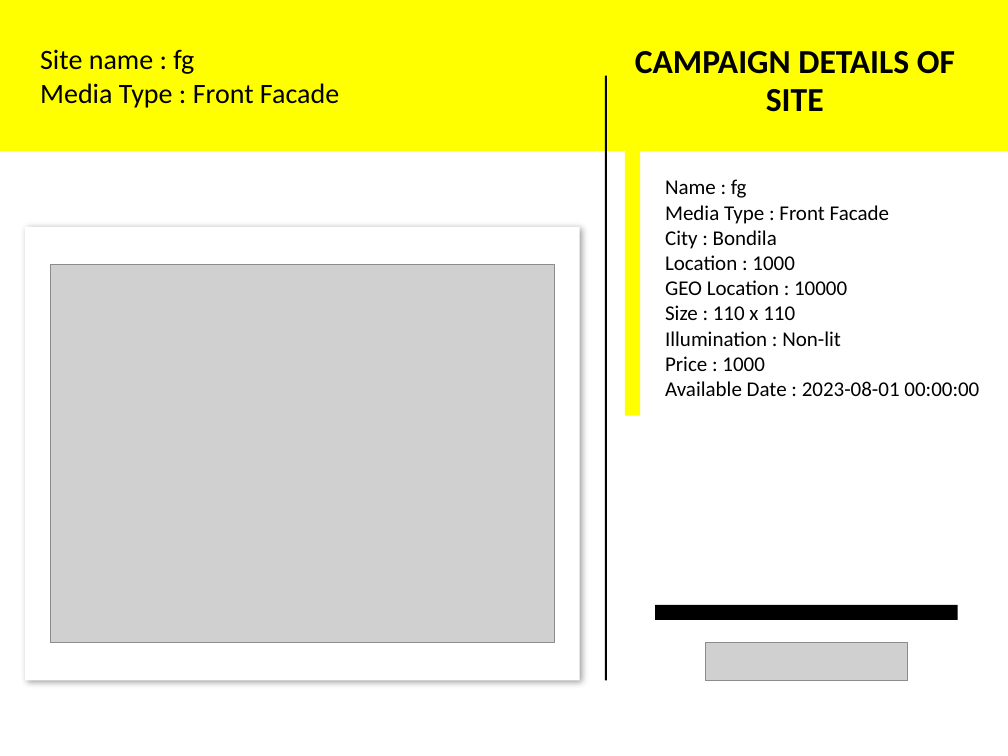
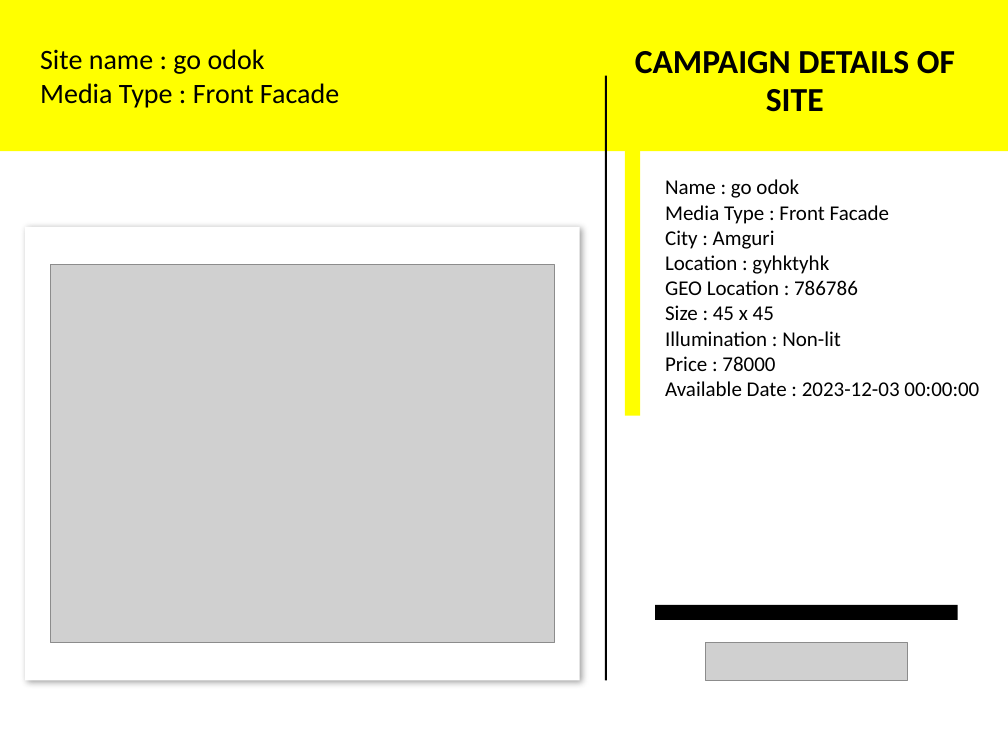
Before and after one commit to Gohoardings-com/odoads-nextJS-latest, a slide deck: slide 3 of docs/GOH584.pptx. Drawn at 1008x756 pixels with LibreOffice and Linux fonts; fonts in the diff are those of the drawing; grey boxes stand for pictures. Boxes give left, top, right and bottom in pixels: in the first picture for what was removed or moved away, otherwise in the second. Text is boxed around its words. In the diff, an @@ line names an element or a change of style, - is before the commit and + after.

```diff
--- a/docs/GOH584.pptx
+++ b/docs/GOH584.pptx
@@ text at [40,49,265,74]: text changed @@
-Site name : fg
+Site name : go odok
@@ text at [665,179,799,198]: text changed @@
-Name : fg
+Name : go odok
@@ text at [665,230,858,320]: text changed @@
-City : Bondila
-Location : 1000
-GEO Location : 10000
-Size : 110 x 110
+City : Amguri
+Location : gyhktyhk
+GEO Location : 786786
+Size : 45 x 45
@@ text at [665,356,979,396]: text changed @@
-Price : 1000
-Available Date : 2023-08-01 00:00:00
+Price : 78000
+Available Date : 2023-12-03 00:00:00
```
Also in this commit, not shown: 19 other files.
